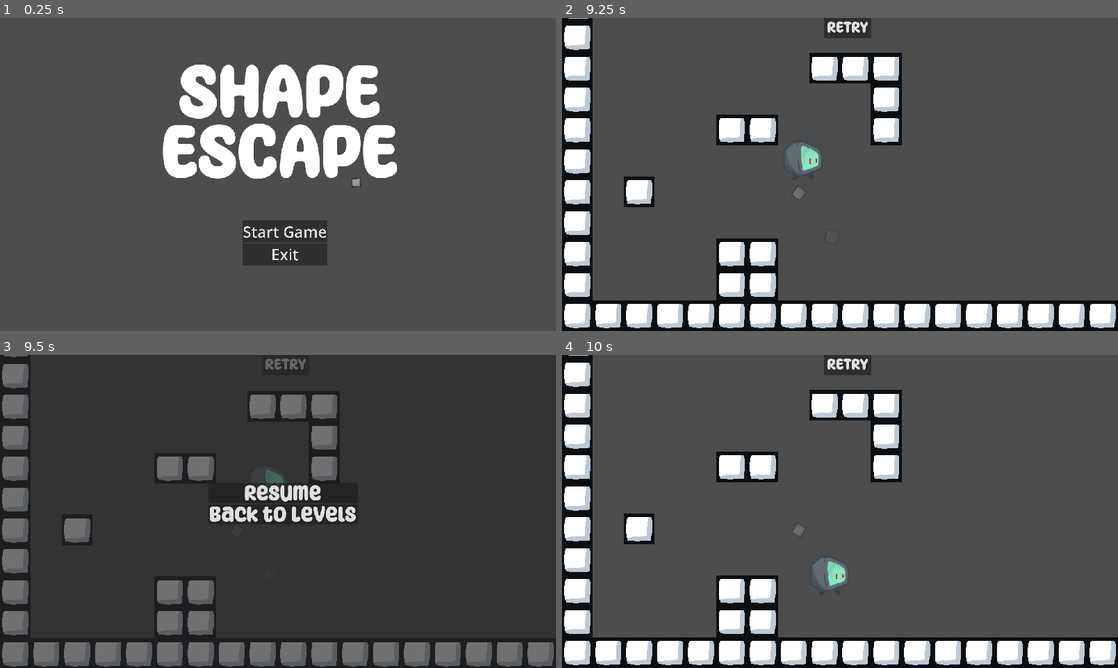
Above: before the commit, frames 1-4 (two rows, left to right).
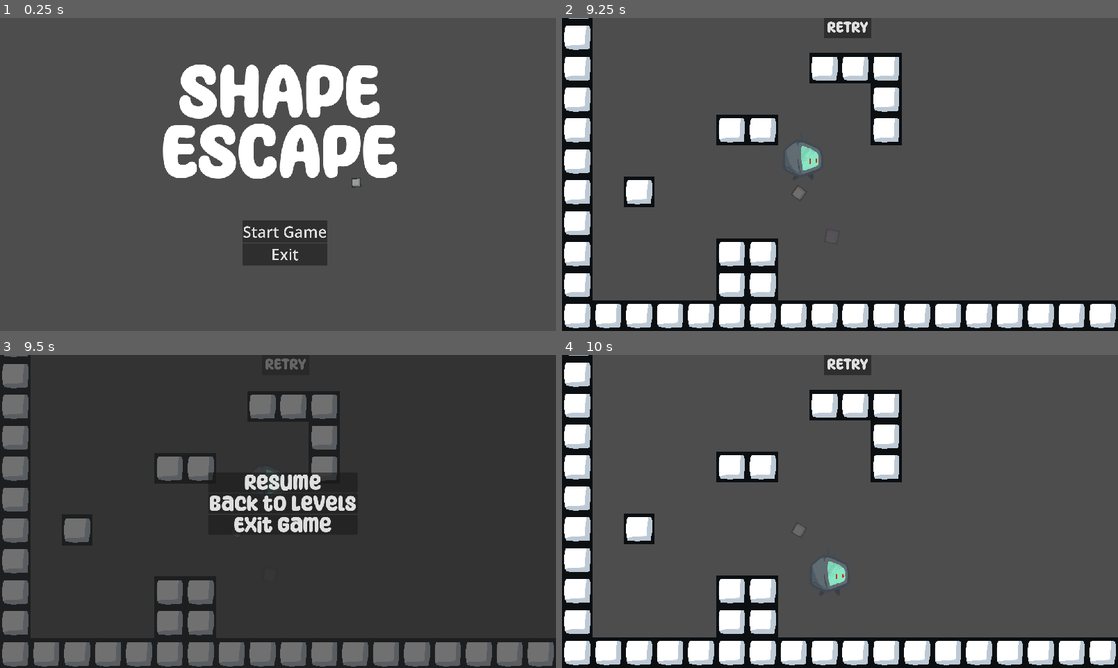
Above: after the commit, the same moments.

Repository: matt-neave/shapeEscape
Game: Godot game, scene res://scenes/menu.tscn
The game is run twice, just before and just after one commit, with the same random seed, the same clock (stepped at 60 frames per second) and the same inputs.
Inputs (mouse positions are in pixels of both pictures, inside the frame that each line leads up to):
- Up to frame 1 (0.25 s): no input
- Up to frame 2 (9.25 s): click "Start Game" at 0.5 s; click "Level 1" at 1.25 s; click (589, 315) at 2.02 s; click "RETRY" at 2.75 s; click "RETRY" at 3.5 s; click "RETRY" at 4.25 s; click "Go" at 5 s; tap Enter (ui_accept) at 5.75, 6.02, 6.77, 8.27, 9.02 s; move the mouse to (962, 158) at 5.77 s; hold D (move_right) 5.78-7.28 s; click (962, 158) at 5.85 s; move the mouse to (728, 190) at 6.52 s; right-click (728, 190) at 6.6 s; move the mouse to (895, 105) at 7.27 s; hold A (move_left) 7.28-8.03 s; click (895, 105) at 7.35 s; move the mouse to (812, 237) at 8.02 s; hold D (move_right) from 8.03 s (still down); right-click (812, 237) at 8.1 s; move the mouse to (1006, 221) at 8.77 s; click (1006, 221) at 8.85 s
- Up to frame 3 (9.5 s): keep holding D (move_right); tap Escape (pause) at 9.4 s
- Up to frame 4 (10 s): release D (move_right) at 9.5 s; click "Resume" at 9.5 s

Frames 1-2 are identical in both runs. In frame 3, 2.5% of the frame differs, in the area x 37-64%, y 37-57%; in frame 4, nothing differs.

Commit message:
Added exit game option in pause menu

Diff:
--- a/scenes/sample_world.tscn
+++ b/scenes/sample_world.tscn
@@ -177,6 +177,12 @@
 theme_override_font_sizes/font_size = 75
 text = "Back to Levels"
 
+[node name="ExitGame" type="Button" parent="PauseMenu/CenterContainer/VBoxContainer"]
+layout_mode = 2
+theme_override_fonts/font = ExtResource("7_k4dme")
+theme_override_font_sizes/font_size = 75
+text = "Exit Game"
+
 [node name="LevelComplete" type="CanvasLayer" parent="."]
 process_mode = 3
 visible = false
--- a/scripts/pause_menu.gd
+++ b/scripts/pause_menu.gd
@@ -2,16 +2,22 @@
 
 @onready var resume = $CenterContainer/VBoxContainer/Resume
 @onready var back_to_level_map = $CenterContainer/VBoxContainer/BackToLevelMap
+@onready var exit_game = $CenterContainer/VBoxContainer/ExitGame
 
 # Called when the node enters the scene tree for the first time.
 func _ready():
 	add_to_group("pause")
-	resume.pressed.connect(pause)
+	resume.pressed.connect(_pause)
 	back_to_level_map.pressed.connect(_back_to_level_map)
+	exit_game.pressed.connect(_exit_game)
 
-func pause():
+func _pause():
 	get_tree().paused = !get_tree().paused
 	visible = !visible
+
+func _exit_game() -> void:
+	SoundManager.play_sound(SoundManager.SOUNDS.BUTTON_CLICK)
+	get_tree().quit()
 
 func _back_to_level_map():
 	get_tree().paused = false
@@ -19,4 +25,4 @@
 
 func _process(_delta):
 	if Input.is_action_just_pressed("pause"):
-		pause()
+		_pause()
